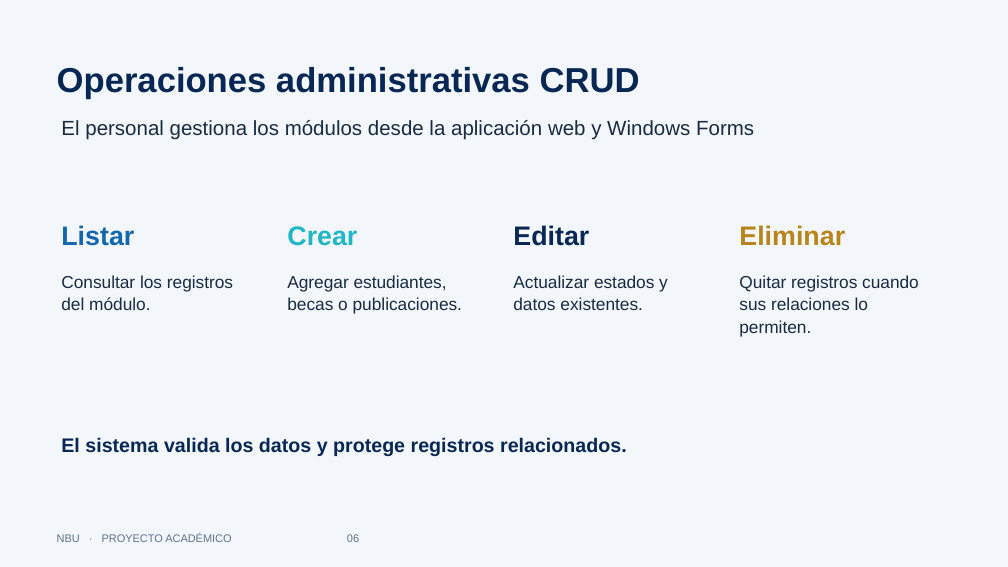
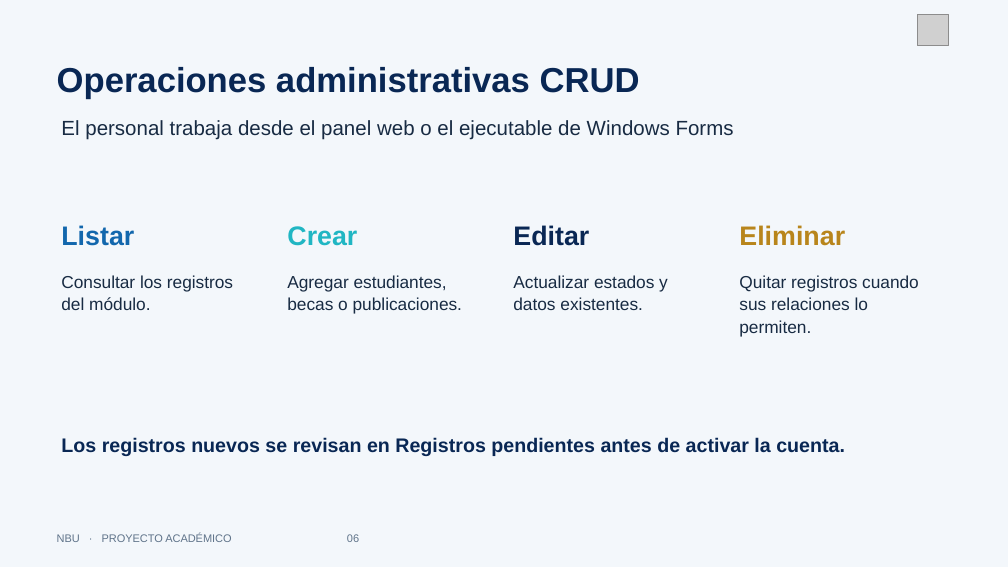
Before and after one commit to maltescharlie-max/NBU, a slide deck: slide 6 of entregables/Presentacion-NBU.pptx. Drawn at 1008x567 pixels with LibreOffice and Linux fonts; fonts in the diff are those of the drawing; grey boxes stand for pictures. Boxes give left, top, right and bottom in pixels: in the first picture for what was removed or moved away, otherwise in the second. Text is boxed around its words. In the diff, an @@ line names an element or a change of style, - is before the commit and + after.

```diff
--- a/entregables/Presentacion-NBU.pptx
+++ b/entregables/Presentacion-NBU.pptx
@@ picture added at (918,14,950,46) @@
@@ text at (61,120,734,140): text changed @@
-El personal gestiona los módulos desde la aplicación web y Windows Forms
+El personal trabaja desde el panel web o el ejecutable de Windows Forms
@@ text at (61,437,845,456): text changed @@
-El sistema valida los datos y protege registros relacionados.
+Los registros nuevos se revisan en Registros pendientes antes de activar la cuenta.
```
Also in this commit, not shown: 6 other slides changed, 1 slide added, 1 slide removed, 13 other files.
